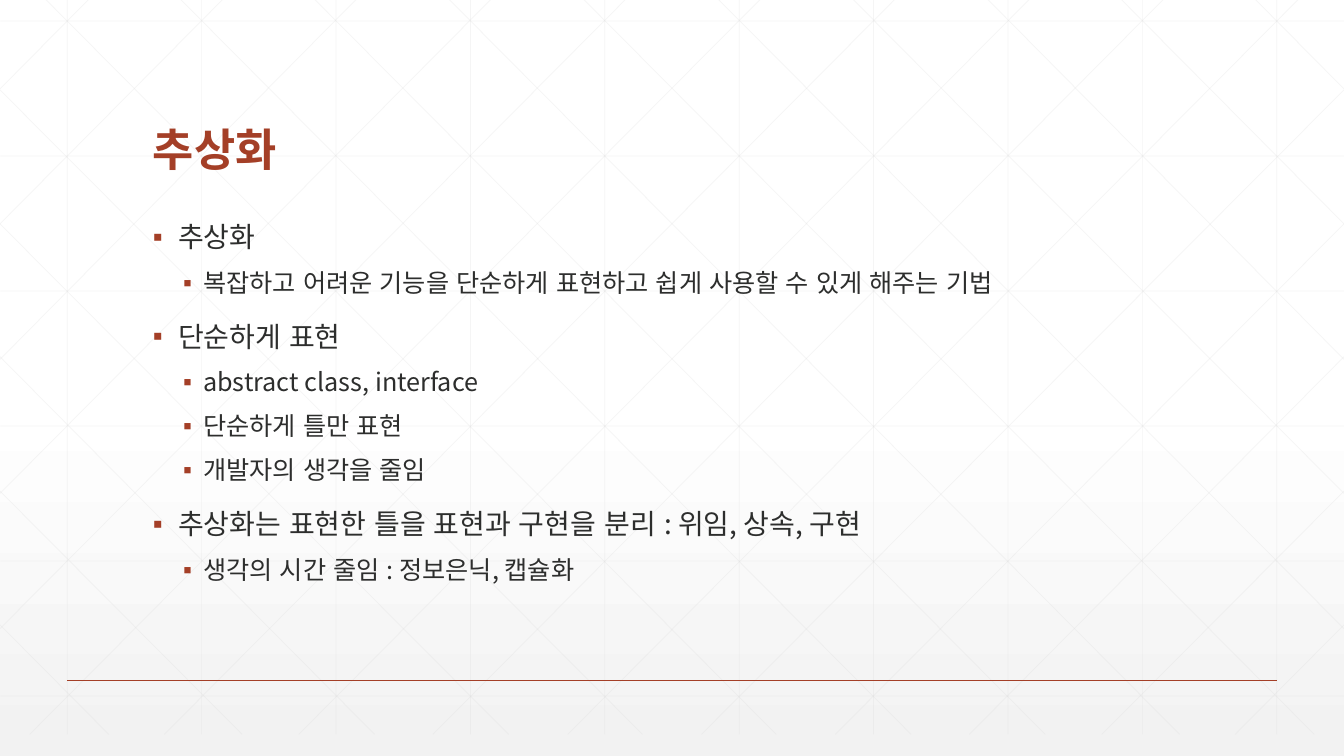
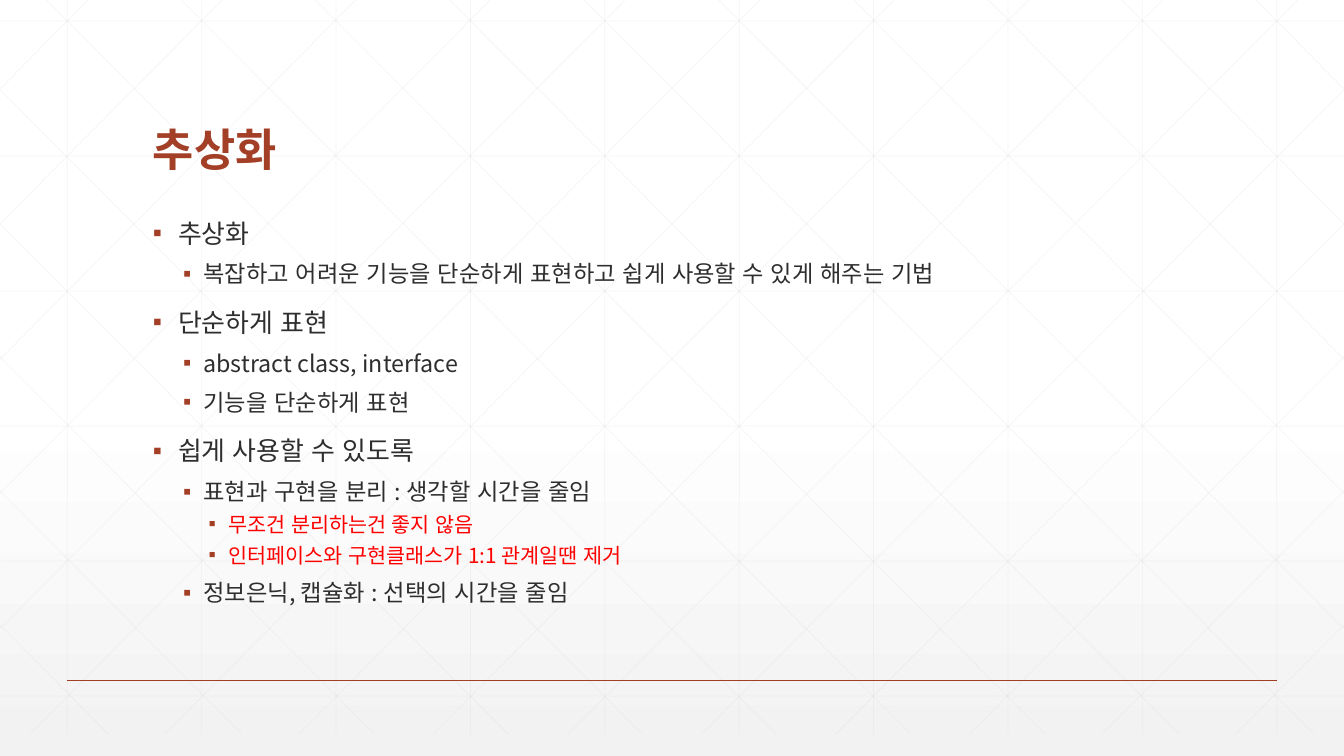
Before and after one commit to zeroshift01/code5, a slide deck: slide 3 of inflearn02/doc/2.공통기능을 추상화 하고 쉽게 사용할 수 있도록 구성합니다..pptx. Drawn at 1344x756 pixels with LibreOffice and Linux fonts; fonts in the diff are those of the drawing. Boxes give left, top, right and bottom in pixels: in the first picture for what was removed or moved away, otherwise in the second. Text is boxed around its words. In the diff, an @@ line names an element or a change of style, - is before the commit and + after.

```diff
--- a/inflearn02/doc/2.공통기능을 추상화 하고 쉽게 사용할 수 있도록 구성합니다..pptx
+++ b/inflearn02/doc/2.공통기능을 추상화 하고 쉽게 사용할 수 있도록 구성합니다..pptx
@@ text at [178, 221, 934, 376]: size 20 to 18.5 pt in "추상화", "단순하게 표현"; size 18 to 16.6 pt in "복잡하고 어려운 기능을 단순하게 표현하고 쉽게 사용할 ...", "abstract class, interface"; line spacing 0.9 to 0.8 @@
@@ text at [178, 391, 621, 605]: text changed; size 18 to 16.6 pt @@
-  ▪ 단순하게 틀만 표현
-  ▪ 개발자의 생각을 줄임
-▪ 추상화는 표현한 틀을 표현과 구현을 분리 : 위임, 상속, 구현
-  ▪ 생각의 시간 줄임 : 정보은닉, 캡슐화
+  ▪ 기능을 단순하게 표현
+▪ 쉽게 사용할 수 있도록
+  ▪ 표현과 구현을 분리 : 생각할 시간을 줄임
+    ▪ 무조건 분리하는건 좋지 않음
+    ▪ 인터페이스와 구현클래스가 1:1 관계일땐 제거
+  ▪ 정보은닉, 캡슐화 : 선택의 시간을 줄임
```
Also in this commit, not shown: 7 other slides changed, 10 other files.
